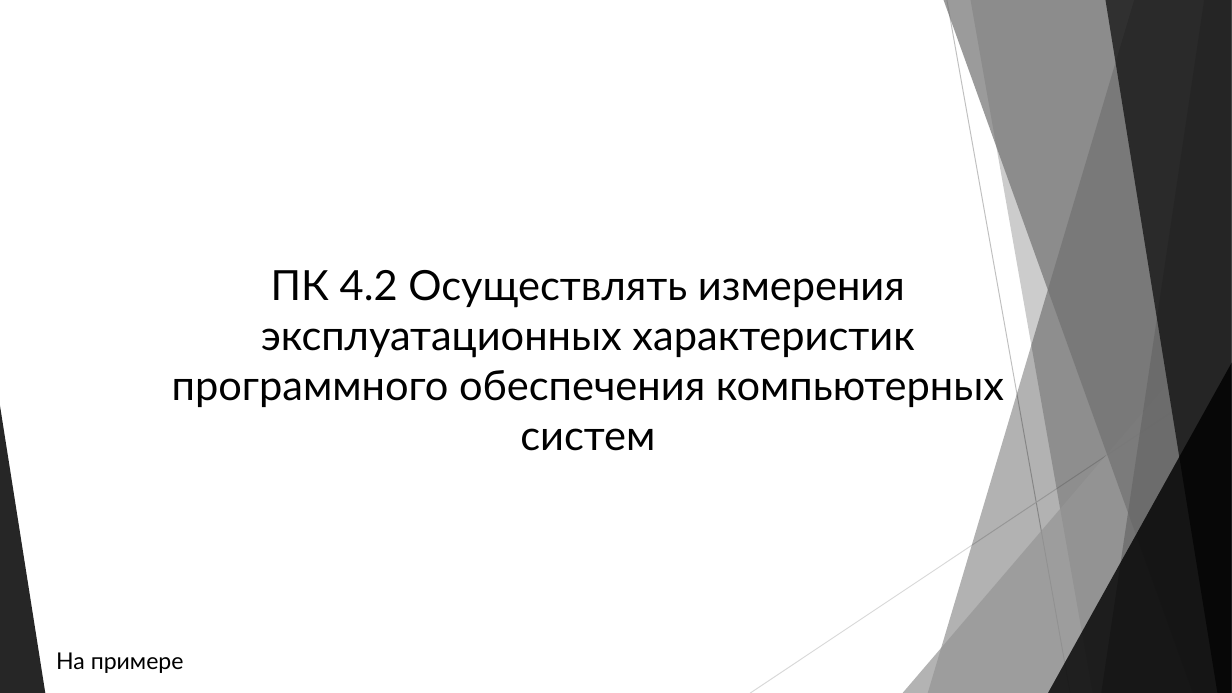
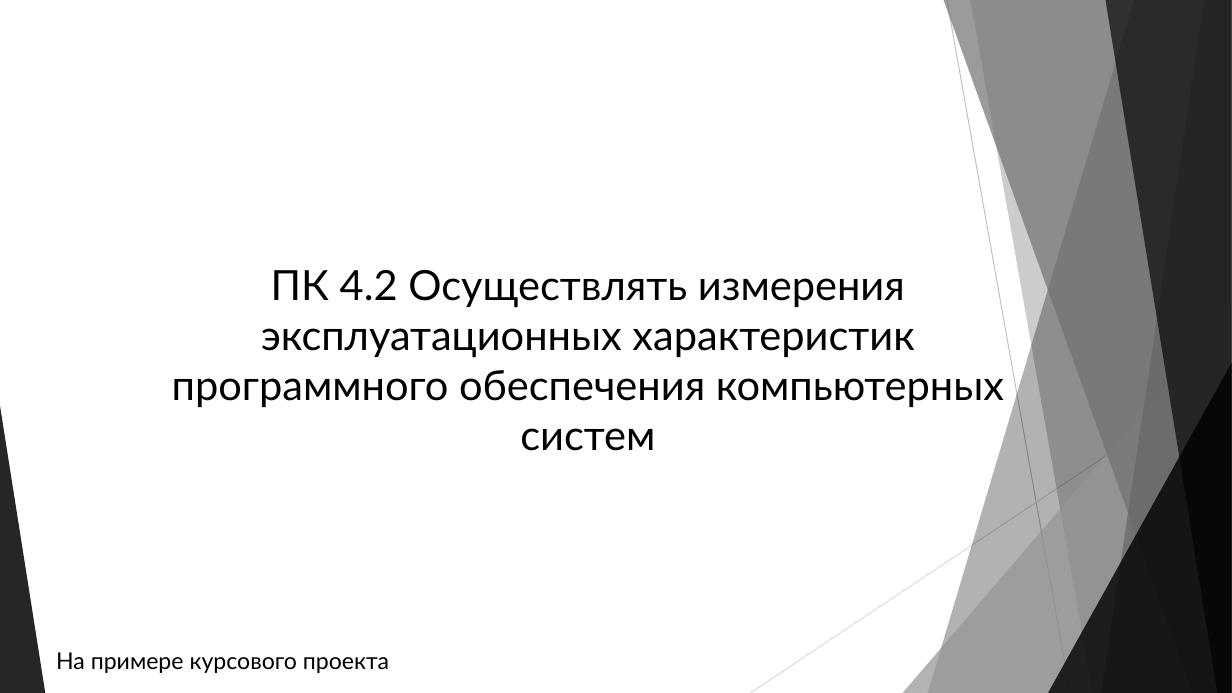
Before and after one commit to AlexGopher802/Qual_PM04, a slide deck: slide 4 of Презентация.pptx. Drawn at 1232x693 pixels with LibreOffice and Linux fonts; fonts in the diff are those of the drawing. Boxes give left, top, right and bottom in pixels: in the first picture for what was removed or moved away, otherwise in the second. Text is boxed around its words. In the diff, an @@ line names an element or a change of style, - is before the commit and + after.

```diff
--- a/Презентация.pptx
+++ b/Презентация.pptx
@@ text at box(56, 652, 389, 673): text changed @@
-На примере
+На примере курсового проекта
```
Also in this commit, not shown: 3 slides added, 11 other files.
